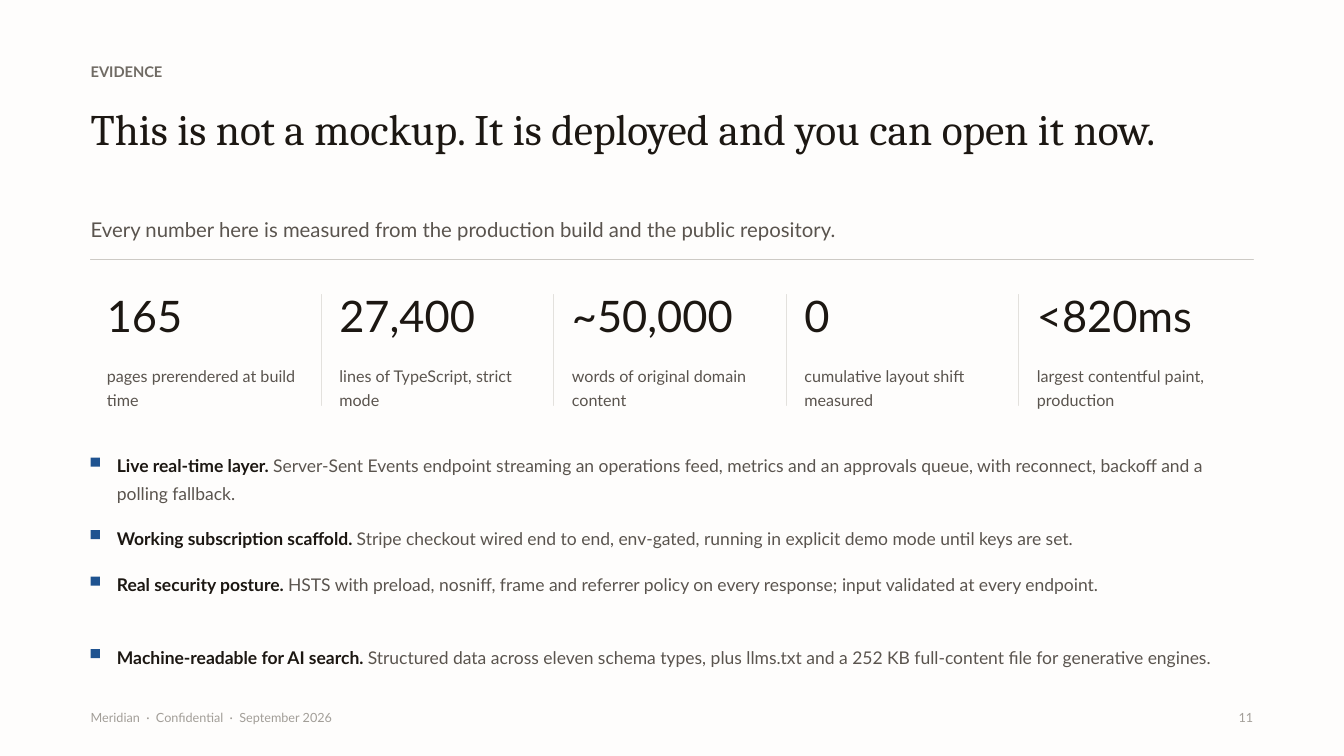
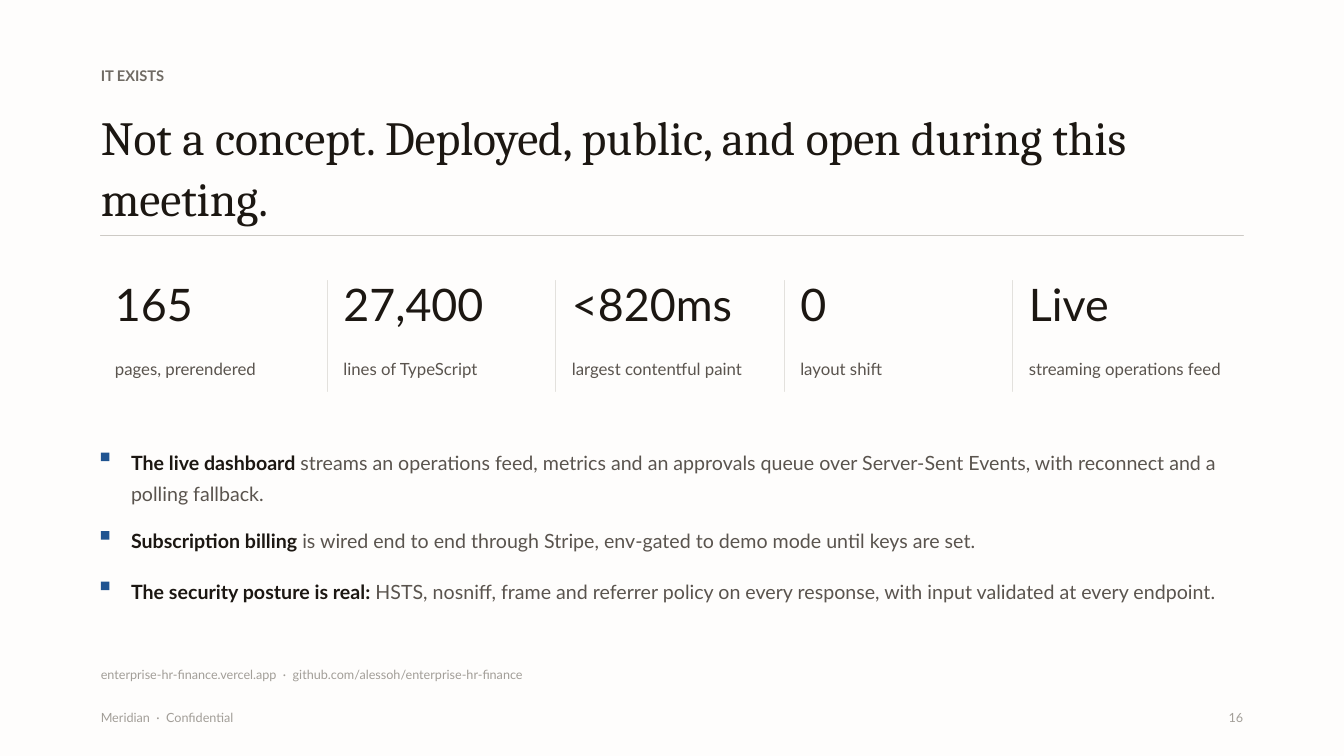
Before and after one commit to alessoh/enterprise-hr-finance, a slide deck: slide 16 of Meridian-Investor-Deck.pptx (slide 11 before the commit). Drawn at 1344x756 pixels with LibreOffice and Linux fonts; fonts in the diff are those of the drawing. Boxes give left, top, right and bottom in pixels: in the first picture for what was removed or moved away, otherwise in the second. Text is boxed around its words. In the diff, an @@ line names an element or a change of style, - is before the commit and + after.

```diff
--- a/Meridian-Investor-Deck.pptx
+++ b/Meridian-Investor-Deck.pptx
@@ text at <box>101,70,164,81</box>: text changed @@
-EVIDENCE
+IT EXISTS
@@ text at <box>101,122,1127,226</box>: text changed; size 31 to 34 pt @@
-This is not a mockup. It is deployed and you can open it now.
+Not a concept. Deployed, public, and open during this meeting.
@@ text removed at <box>91,222,835,241</box> @@
-Every number here is measured from the production build and the public repository.
@@ rectangle: place and size @@
-rectangle at <box>91,259,1253,259</box>
+rectangle at <box>101,236,1243,236</box>
@@ text "165": place and size @@
-text "165" at <box>107,300,182,333</box>
+text "165" at <box>115,288,193,322</box>
@@ rectangle: place and size @@
-rectangle at <box>322,294,322,405</box>
+rectangle at <box>328,280,328,391</box>
@@ text "27,400": place and size @@
-text "27,400" at <box>339,300,475,338</box>
+text "27,400" at <box>343,288,483,327</box>
@@ rectangle: place and size @@
-rectangle at <box>554,294,554,405</box>
+rectangle at <box>556,280,556,391</box>
@@ size 31 to 32 pt in 4 elements at <box>343,288,483,327</box>, <box>800,288,826,322</box>, <box>115,288,193,322</box>, <box>572,288,732,322</box> @@
@@ text "<820ms": place and size @@
-text "<820ms" at <box>1037,300,1192,333</box>
+text "<820ms" at <box>572,288,732,322</box>
@@ rectangle: place and size @@
-rectangle at <box>786,294,786,405</box>
+rectangle at <box>784,280,784,391</box>
@@ text "0": place and size @@
-text "0" at <box>804,300,829,333</box>
+text "0" at <box>800,288,826,322</box>
@@ rectangle: place and size @@
-rectangle at <box>1019,294,1019,405</box>
+rectangle at <box>1013,280,1013,391</box>
@@ text added at <box>1029,288,1109,322</box>, 32 pt, text #1C1712 @@
+Live
@@ text removed at <box>572,300,733,338</box> @@
-~50,000
@@ text at <box>115,362,255,378</box>: text changed; size 11.5 to 12 pt @@
-pages prerendered at build time
+pages, prerendered
@@ text at <box>343,362,478,378</box>: text changed; size 11.5 to 12 pt @@
-lines of TypeScript, strict mode
+lines of TypeScript
@@ text at <box>572,362,742,378</box>: text changed; size 11.5 to 12 pt @@
-largest contentful paint, production
+largest contentful paint
@@ text removed at <box>572,370,746,406</box> @@
-words of original domain content
@@ text at <box>800,362,882,378</box>: text changed; size 11.5 to 12 pt @@
-cumulative layout shift measured
+layout shift
@@ text added at <box>1029,362,1221,378</box>, 12 pt, text #5A544E @@
+streaming operations feed
@@ rectangle: place and size @@
-rectangle at <box>91,458,100,467</box>
+rectangle at <box>101,453,110,462</box>
@@ text at <box>131,455,1216,505</box>: text changed; size 12.5 to 14 pt @@
-Live real-time layer. Server-Sent Events endpoint streaming an operations feed, metrics and an approvals queue, with reconnect, backoff and a polling fallback.
+The live dashboard streams an operations feed, metrics and an approvals queue over Server-Sent Events, with reconnect and a polling fallback.
@@ rectangle: place and size @@
-rectangle at <box>91,530,100,539</box>
+rectangle at <box>101,531,110,540</box>
@@ text at <box>131,533,975,552</box>: text changed; size 12.5 to 14 pt @@
-Working subscription scaffold. Stripe checkout wired end to end, env-gated, running in explicit demo mode until keys are set.
+Subscription billing is wired end to end through Stripe, env-gated to demo mode until keys are set.
@@ rectangle: place and size @@
-rectangle at <box>91,577,100,586</box>
+rectangle at <box>101,582,110,591</box>
@@ text at <box>131,584,1215,603</box>: text changed; size 12.5 to 14 pt @@
-Real security posture. HSTS with preload, nosniff, frame and referrer policy on every response; input validated at every endpoint.
+The security posture is real: HSTS, nosniff, frame and referrer policy on every response, with input validated at every endpoint.
@@ rectangle removed at <box>91,649,100,658</box> @@
@@ text removed at <box>117,651,1211,667</box> @@
-Machine-readable for AI search. Structured data across eleven schema types, plus llms.txt and a 252 KB full-content file for generative engines.
@@ text added at <box>101,670,523,681</box>, 9 pt, text #A29E98 @@
+enterprise-hr-finance.vercel.app · github.com/alessoh/enterprise-hr-finance
@@ text at <box>101,713,233,722</box>: text changed @@
-Meridian · Confidential · September 2026
+Meridian · Confidential
@@ text added at <box>1229,713,1244,722</box>, 9 pt, text #A29E98 @@
+16
@@ text removed at <box>1239,713,1254,722</box> @@
-11
```
Also in this commit, not shown: 10 other slides changed, 13 slides added, 13 slides removed, 1 other file.
